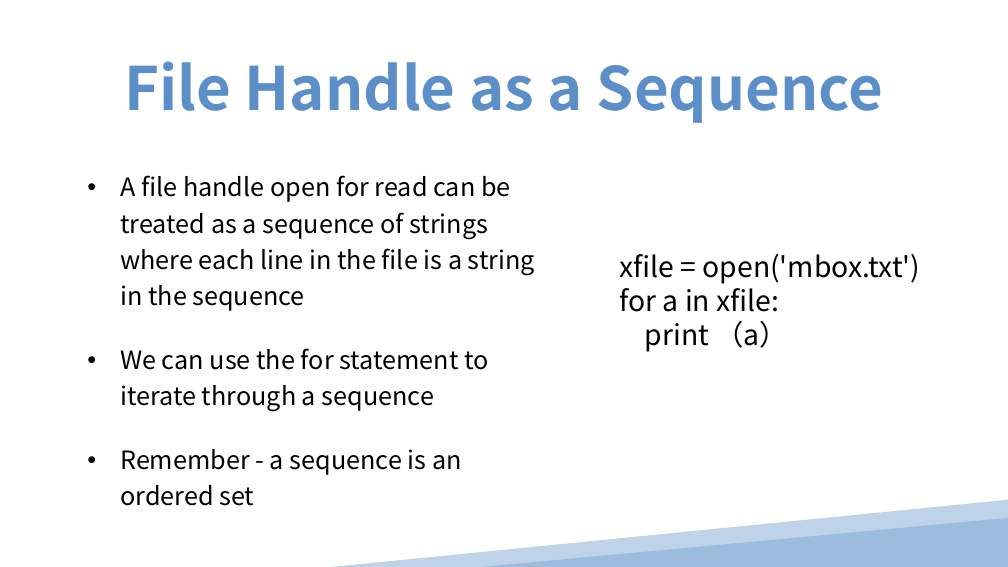
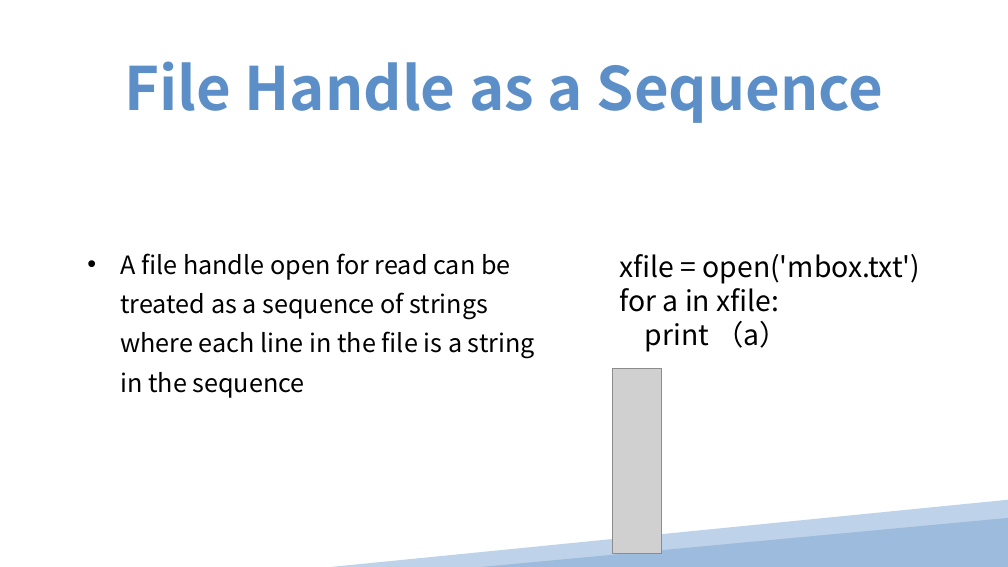
Before and after one commit to pinglee0/py, a slide deck: slide 7 of Chapter 10.ppt. Drawn at 1008x567 pixels with LibreOffice and Linux fonts; fonts in the diff are those of the drawing; grey boxes stand for pictures. Boxes give left, top, right and bottom in pixels: in the first picture for what was removed or moved away, otherwise in the second. Text is boxed around its words. In the diff, an @@ line names an element or a change of style, - is before the commit and + after.

```diff
--- a/Chapter 10.ppt
+++ b/Chapter 10.ppt
@@ text "A file handle open for ..." at <box>120,253,535,398</box>: line spacing 1.2 to 1.3 @@
@@ text at <box>120,348,488,506</box>: paragraphs removed @@
-• We can use the for statement to iterate through a sequence
-• Remember - a sequence is an ordered set
@@ picture added at <box>613,369,662,553</box> @@
```
Also in this commit, not shown: 11 other slides changed, 21 other files.
